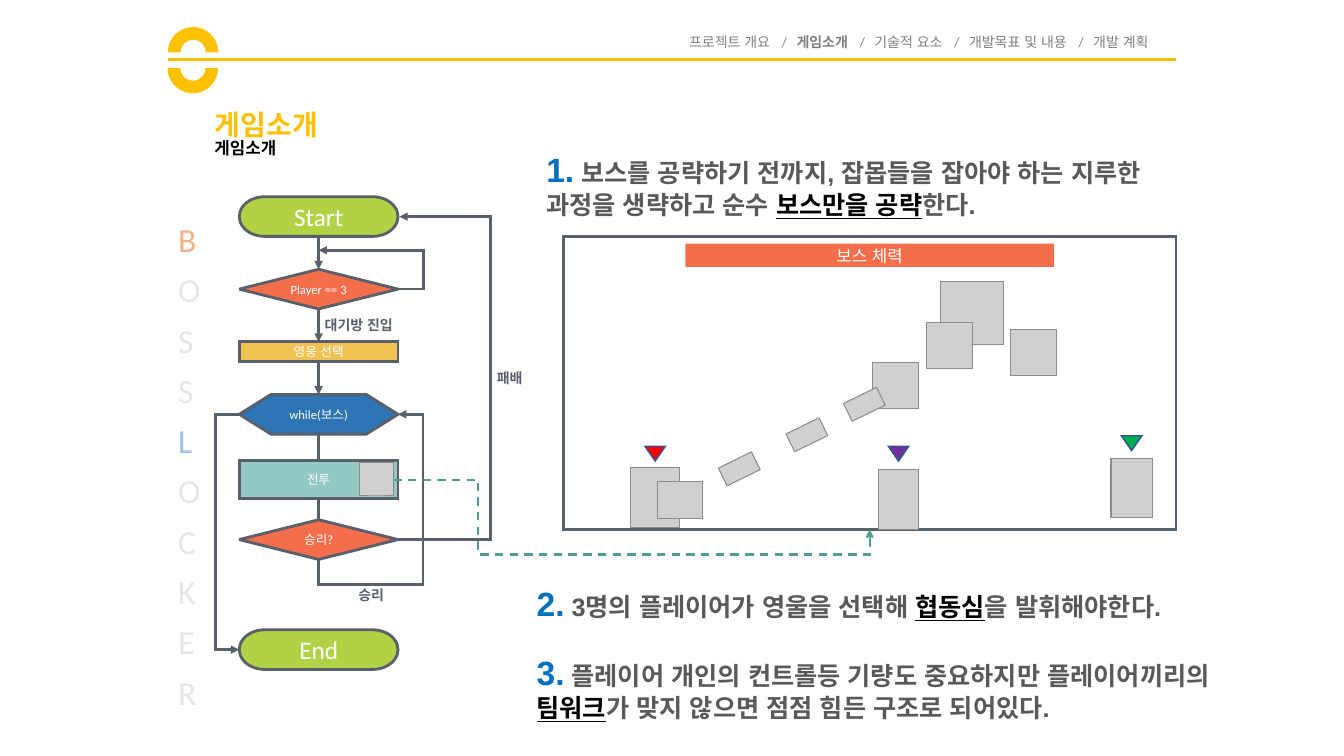
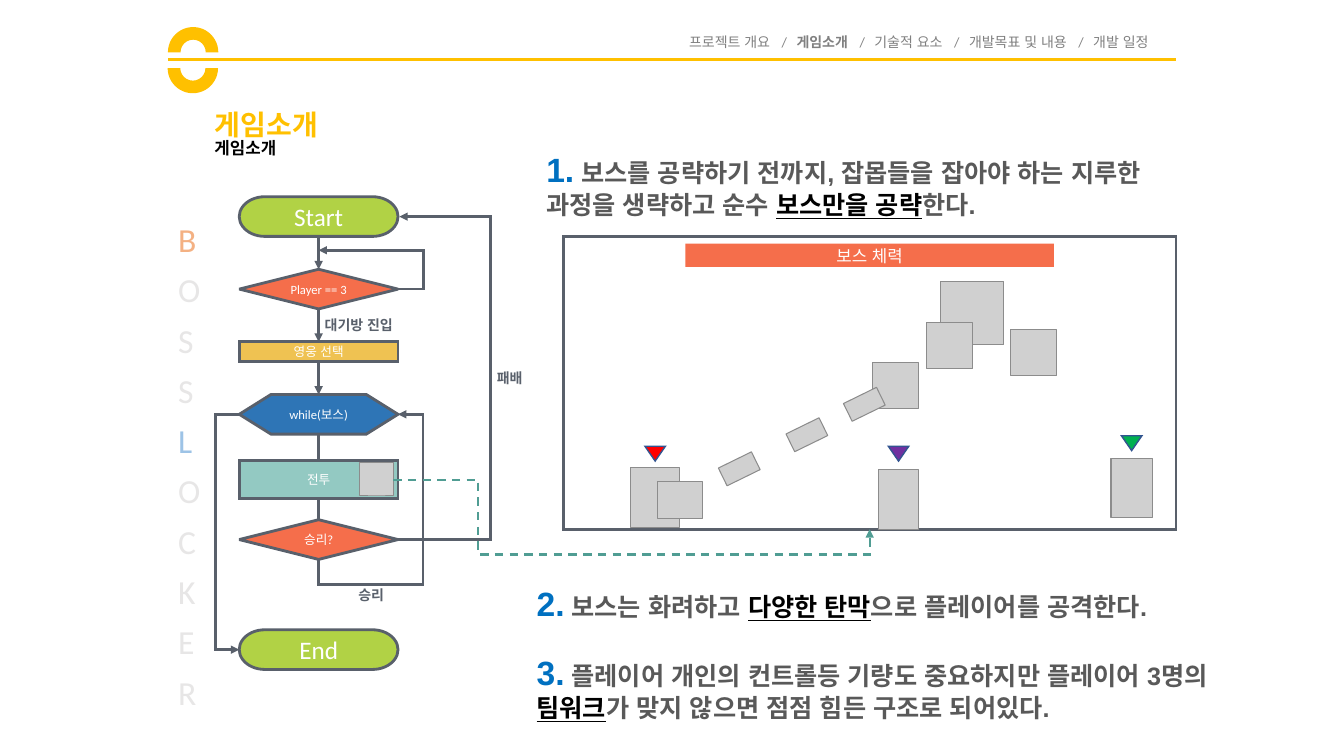
Before and after one commit to goddun/Report, a slide deck: slide 6 of 제안서.pptx. Drawn at 1344x756 pixels with LibreOffice and Linux fonts; fonts in the diff are those of the drawing; grey boxes stand for pictures. Boxes give left, top, right and bottom in pixels: in the first picture for what was removed or moved away, otherwise in the second. Text is boxed around its words. In the diff, an @@ line names an element or a change of style, - is before the commit and + after.

```diff
--- a/제안서.pptx
+++ b/제안서.pptx
@@ text at (689, 35, 1149, 48): text changed @@
-프로젝트 개요 / 게임소개 / 기술적 요소 / 개발목표 및 내용 / 개발 계획
+프로젝트 개요 / 게임소개 / 기술적 요소 / 개발목표 및 내용 / 개발 일정
@@ text at (537, 592, 1147, 621): text changed @@
-2. 3명의 플레이어가 영울을 선택해 협동심을 발휘해야한다.
+2. 보스는 화려하고 다양한 탄막으로 플레이어를 공격한다.
@@ text at (537, 661, 1207, 722): text changed @@
-3. 플레이어 개인의 컨트롤등 기량도 중요하지만 플레이어끼리의 팀워크가 맞지 않으면 점점 힘든 구조로 되어있다.
+3. 플레이어 개인의 컨트롤등 기량도 중요하지만 플레이어 3명의 팀워크가 맞지 않으면 점점 힘든 구조로 되어있다.
```
Also in this commit, not shown: 7 other slides changed, 12 slides added, 1 slide removed.
